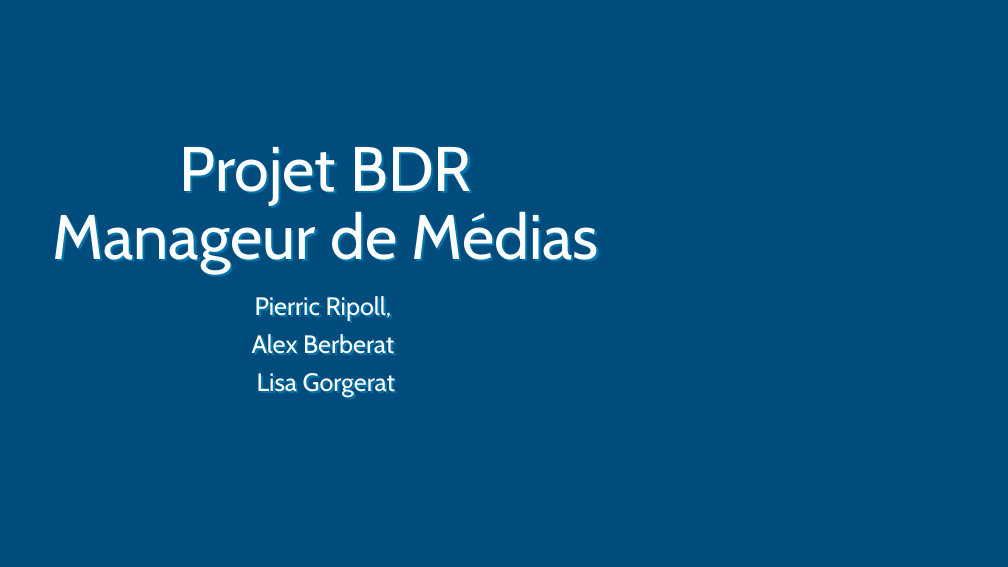
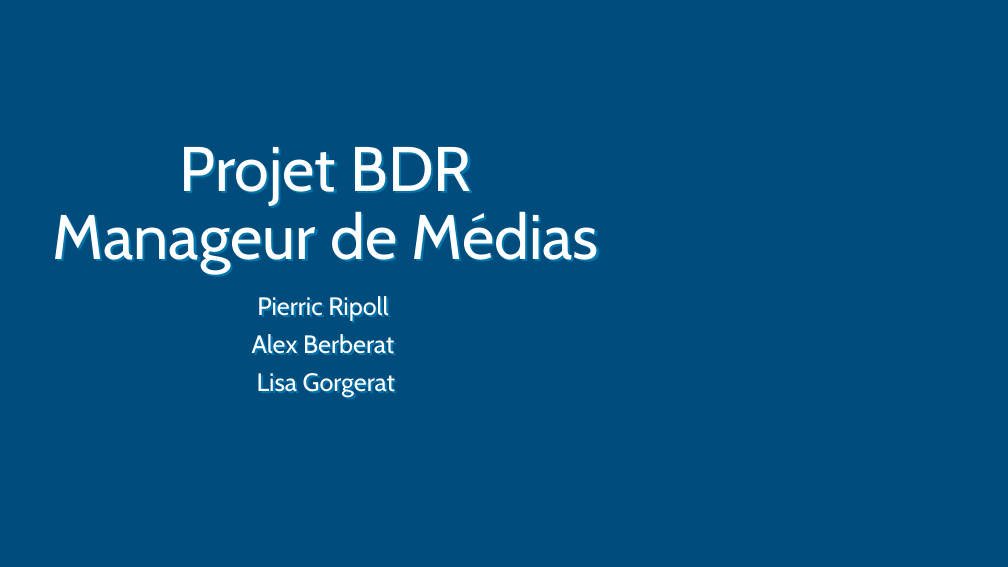
Before and after one commit to Nyaaw/ProjectBDR, a slide deck: slide 1 of docs/BDR-phases/rendu final/Presentation_Groupe9.pptx. Drawn at 1008x567 pixels with LibreOffice and Linux fonts; fonts in the diff are those of the drawing; background and template pictures are left out. Boxes give left, top, right and bottom in pixels: in the first picture for what was removed or moved away, otherwise in the second. Text is boxed around its words. In the diff, an @@ line names an element or a change of style, - is before the commit and + after.

Commit message:
presentation

```diff
--- a/docs/BDR-phases/rendu final/Presentation_Groupe9.pptx
+++ b/docs/BDR-phases/rendu final/Presentation_Groupe9.pptx
@@ subtitle at [257,296,388,321]: text changed @@
-Pierric Ripoll,
+Pierric Ripoll
```
Also in this commit, not shown: 5 other slides changed, 1 other file.
